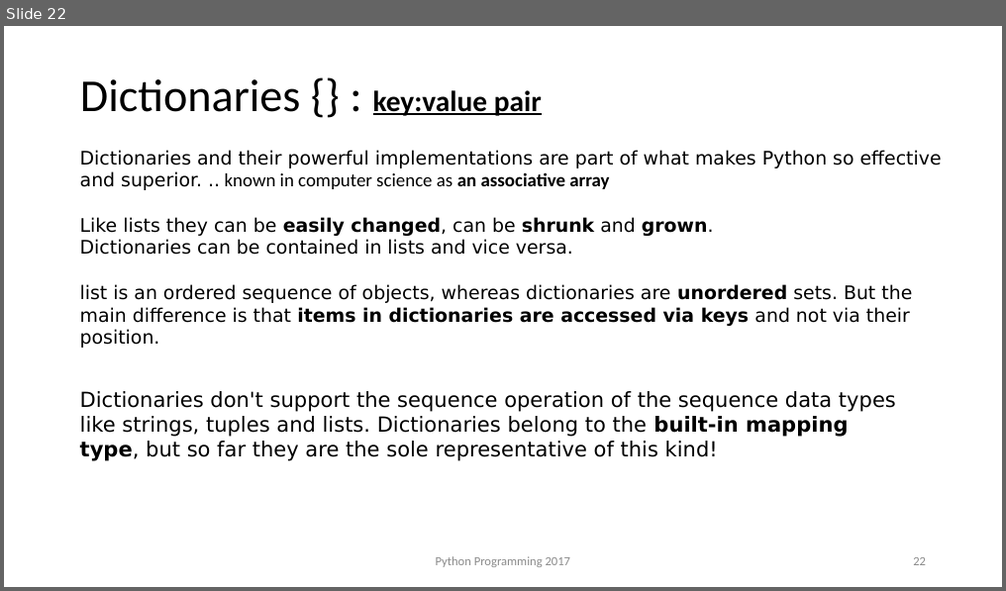
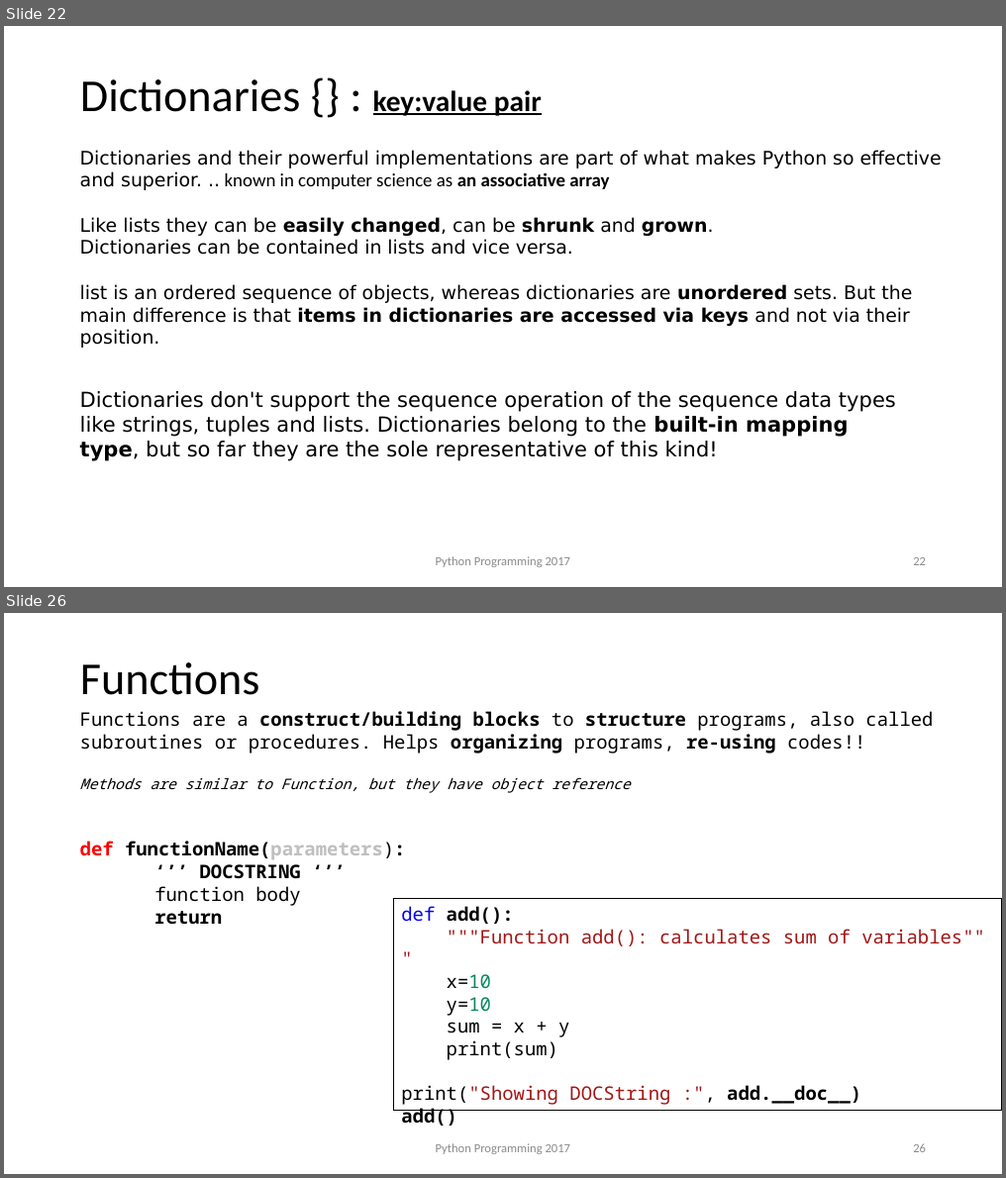
Before and after one commit to anishchapagain/AnishPython, a slide deck: python_notes.pptx. Shown one above the other, each under a label of ours: slide 22 before the commit, slides 22 and 26 after it; the slides between them are not shown. The pictures are 1006x591 and 1006x1178 pixels, drawn with LibreOffice and Linux fonts; fonts in the diff are those of the drawing; background and template pictures are left out. Boxes give left, top, right and bottom in pixels: in the first picture for what was removed or moved away, otherwise in the second. Text is boxed around its words. In the diff, an @@ line names an element or a change of style, - is before the commit and + after.

```diff
--- a/python_notes.pptx
+++ b/python_notes.pptx
@@ slide 26 added at bbox=[4, 613, 1002, 1174], background picture (left out) @@
@@ title added at bbox=[80, 663, 260, 695], 44 pt, text #000000 @@
+Functions
@@ text added at bbox=[80, 711, 933, 925], 18 pt, text #000000 @@
+Functions are a construct/building blocks to structure programs, also called subroutines or procedures. Helps organizing programs, re-using codes!!
+Methods are similar to Function, but they have object reference
+def functionName(parameters):
+‘’’ DOCSTRING ‘’’
+function body
+return
@@ rectangle added at bbox=[394, 899, 1002, 1111], fill #FFFFFF, outline #000000 1 pt, 18 pt, text #A31515 @@
+def add():
+"""Function add(): calculates sum of variables"""
+x=10
+y=10
+sum = x + y
+print(sum)
+print("Showing DOCString :", add.__doc__)
+add()
@@ text added at bbox=[436, 1144, 571, 1155], 12 pt, text #8C8C8C @@
+Python Programming 2017
@@ page number added at bbox=[913, 1144, 926, 1153], 12 pt, text #8C8C8C @@
+26
```
Also in this commit, not shown: 2 slides changed, 4 other slides added, 5 other files.
